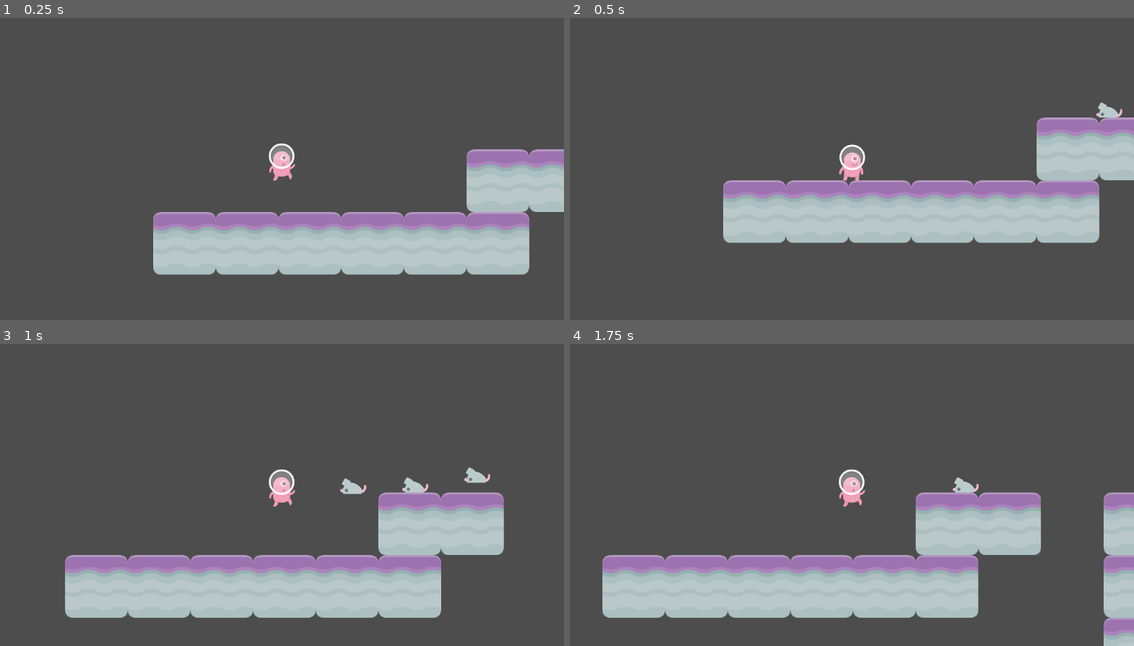
Above: before the commit, frames 1-4 (two rows, left to right).
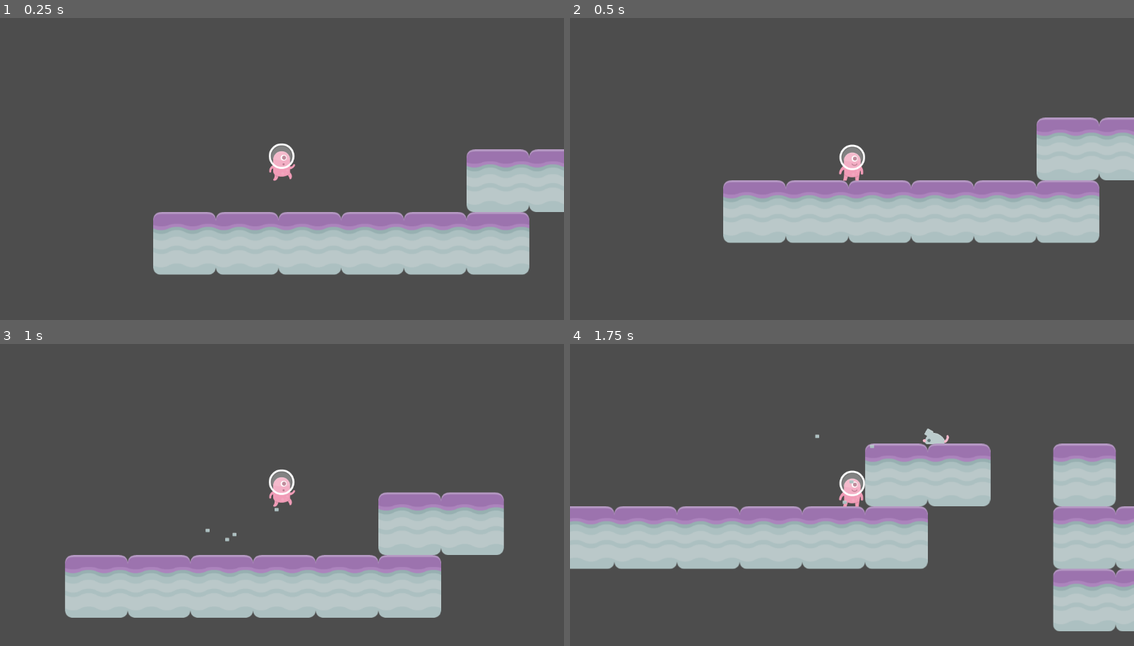
Above: after the commit, the same moments.

Repository: riapis/gamedev-T8
Game: Godot game, scene res://scenes/Level 1.tscn
Same seed, same stepped clock (60 frames per second), same inputs: the game is played once before the commit and once after it.
Inputs:
- Up to frame 1 (0.25 s): no input
- Up to frame 2 (0.5 s): no input
- Up to frame 3 (1 s): hold Right (right) from 0.53 s (still down); tap Space (jump) at 0.77 s
- Up to frame 4 (1.75 s): keep holding Right (right); tap Space (jump) at 1.52 s

Frame 1 is identical in both runs. In frame 2, 0.1% of the frame differs, in the area x 93-98%, y 28-33%; in frame 3, 0.5%; in frame 4, 40%, in the area x 0-100%, y 28-100%.
Error before the commit: Attempt to call function 'set_emitting' in base 'null instance' on a null instance. (res://Scripts/Player.gd:27)

Commit message:
Finish Tutorial 8

Diff:
--- a/project.godot
+++ b/project.godot
@@ -31,11 +31,13 @@
 left={
 "deadzone": 0.5,
 "events": [Object(InputEventKey,"resource_local_to_scene":false,"resource_name":"","device":0,"window_id":0,"alt_presse …(194 unchanged characters)…
+, Object(InputEventKey,"resource_local_to_scene":false,"resource_name":"","device":-1,"window_id":0,"alt_pressed":false,"shift_pressed":false,"ctrl_pressed":false,"meta_pressed":false,"pressed":false,"keycode":0,"physical_keycode":65,"key_label":0,"unicode":97,"location":0,"echo":false,"script":null)
 ]
 }
 right={
 "deadzone": 0.5,
 "events": [Object(InputEventKey,"resource_local_to_scene":false,"resource_name":"","device":0,"window_id":0,"alt_presse …(194 unchanged characters)…
+, Object(InputEventKey,"resource_local_to_scene":false,"resource_name":"","device":-1,"window_id":0,"alt_pressed":false,"shift_pressed":false,"ctrl_pressed":false,"meta_pressed":false,"pressed":false,"keycode":0,"physical_keycode":68,"key_label":0,"unicode":100,"location":0,"echo":false,"script":null)
 ]
 }
 fire={
--- a/scenes/Level 1.tscn
+++ b/scenes/Level 1.tscn
@@ -1,8 +1,8 @@
-[gd_scene load_steps=8 format=3 uid="uid://d3a2sgehaqjdt"]
+[gd_scene load_steps=11 format=3 uid="uid://d3a2sgehaqjdt"]
 
-[ext_resource type="PackedScene" uid="uid://beg452kqkfydx" path="res://Scenes/Player.tscn" id="1"]
+[ext_resource type="PackedScene" uid="uid://beg452kqkfydx" path="res://scenes/Player.tscn" id="1"]
 [ext_resource type="PackedScene" uid="uid://cbrrsfnbg3p0g" path="res://scenes/Spawner.tscn" id="1_yaxqa"]
-[ext_resource type="Texture2D" uid="uid://r37ts0nyebjk" path="res://Assets/Familiar Looking Rocket.png" id="3"]
+[ext_resource type="Texture2D" uid="uid://r37ts0nyebjk" path="res://assets/Familiar Looking Rocket.png" id="3"]
 [ext_resource type="Texture2D" uid="uid://dd7fcijo64bic" path="res://assets/kenney_platformerpack/Spritesheets/spritesheet_gr_planet.png" id="4_8s0ta"]
 [ext_resource type="PackedScene" path="res://scenes/Area Trigger.tscn" id="4_t7cob"]
 
@@ -42,10 +42,26 @@
 physics_layer_0/collision_layer = 1
 sources/0 = SubResource("TileSetAtlasSource_we7op")
 
+[sub_resource type="Gradient" id="Gradient_uj4k5"]
+colors = PackedColorArray(0.517647, 0.65098, 0.713726, 1, 1, 1, 1, 1)
+
+[sub_resource type="GradientTexture1D" id="GradientTexture1D_4h5ib"]
+gradient = SubResource("Gradient_uj4k5")
+
+[sub_resource type="ParticleProcessMaterial" id="ParticleProcessMaterial_8ykmu"]
+particle_flag_disable_z = true
+emission_shape = 3
+emission_box_extents = Vector3(3000, 2000, 0)
+spread = 20.0
+gravity = Vector3(-500, 500, 0)
+scale_max = 10.0
+color_ramp = SubResource("GradientTexture1D_4h5ib")
+
 [node name="Level 1" type="Node2D"]
 
 [node name="Spawner" parent="." instance=ExtResource("1_yaxqa")]
-position = Vector2(734, 90)
+position = Vector2(750, 100)
+spawn_rate = 1.5
 
 [node name="Sprite2D" type="Sprite2D" parent="."]
 position = Vector2(2170.27, 73.2836)
@@ -63,3 +79,11 @@
 
 [node name="Player" parent="." instance=ExtResource("1")]
 position = Vector2(135.152, 106.001)
+
+[node name="GPUParticles2D" type="GPUParticles2D" parent="."]
+position = Vector2(-21, 0)
+amount = 300
+process_material = SubResource("ParticleProcessMaterial_8ykmu")
+lifetime = 4.0
+visibility_rect = Rect2(-100, -100, 2000, 500)
+trail_enabled = true
--- a/scenes/Player.tscn
+++ b/scenes/Player.tscn
@@ -1,7 +1,8 @@
-[gd_scene load_steps=8 format=3 uid="uid://beg452kqkfydx"]
+[gd_scene load_steps=10 format=3 uid="uid://beg452kqkfydx"]
 
 [ext_resource type="Script" path="res://Scripts/Player.gd" id="1"]
-[ext_resource type="Texture2D" uid="uid://d2oej36eq8vvl" path="res://Assets/kenney_platformerpack/Spritesheets/spritesheet_alien.png" id="2"]
+[ext_resource type="Texture2D" uid="uid://d2oej36eq8vvl" path="res://assets/kenney_platformerpack/Spritesheets/spritesheet_alien.png" id="2"]
+[ext_resource type="Texture2D" uid="uid://dpnuijhsx0eak" path="res://assets/kenney_platformerpack/PNG/Particles/brickGrey_small.png" id="3_gijtb"]
 
 [sub_resource type="RectangleShape2D" id="1"]
 size = Vector2(52.924, 76.884)
@@ -61,6 +62,15 @@
 "Walk": SubResource("4")
 }
 
+[sub_resource type="ParticleProcessMaterial" id="ParticleProcessMaterial_bxhm2"]
+particle_flag_disable_z = true
+emission_shape = 3
+emission_box_extents = Vector3(30, 1, 1)
+spread = 180.0
+initial_velocity_min = 50.0
+initial_velocity_max = 50.0
+gravity = Vector3(0, -200, 0)
+
 [node name="Player" type="CharacterBody2D"]
 script = ExtResource("1")
 
@@ -80,3 +90,10 @@
 }
 
 [node name="Camera2D" type="Camera2D" parent="."]
+
+[node name="GPUParticles2D" type="GPUParticles2D" parent="."]
+position = Vector2(0, 30)
+amount = 4
+process_material = SubResource("ParticleProcessMaterial_bxhm2")
+texture = ExtResource("3_gijtb")
+lifetime = 0.5
Not shown, added: README.md
